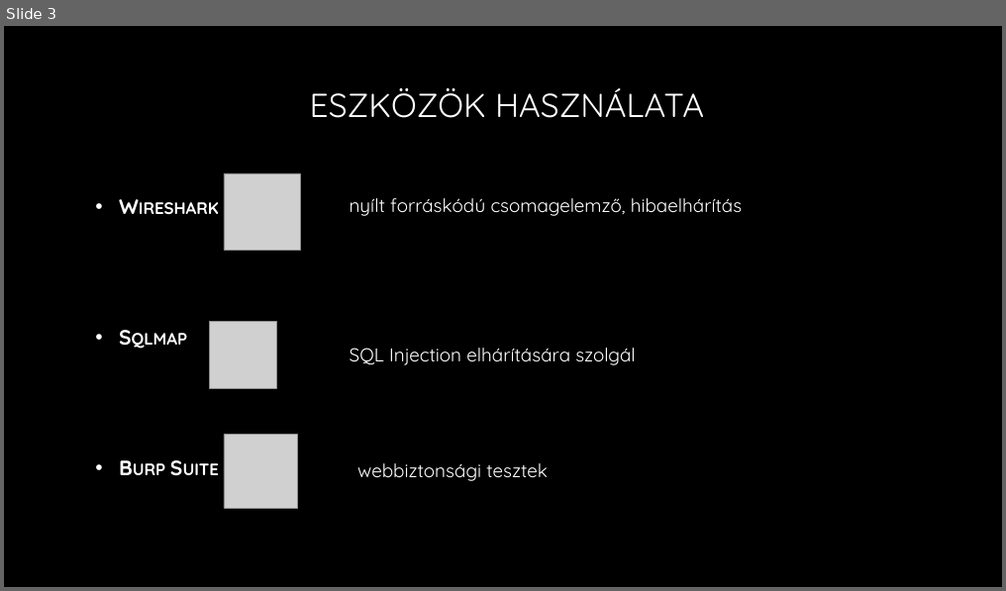
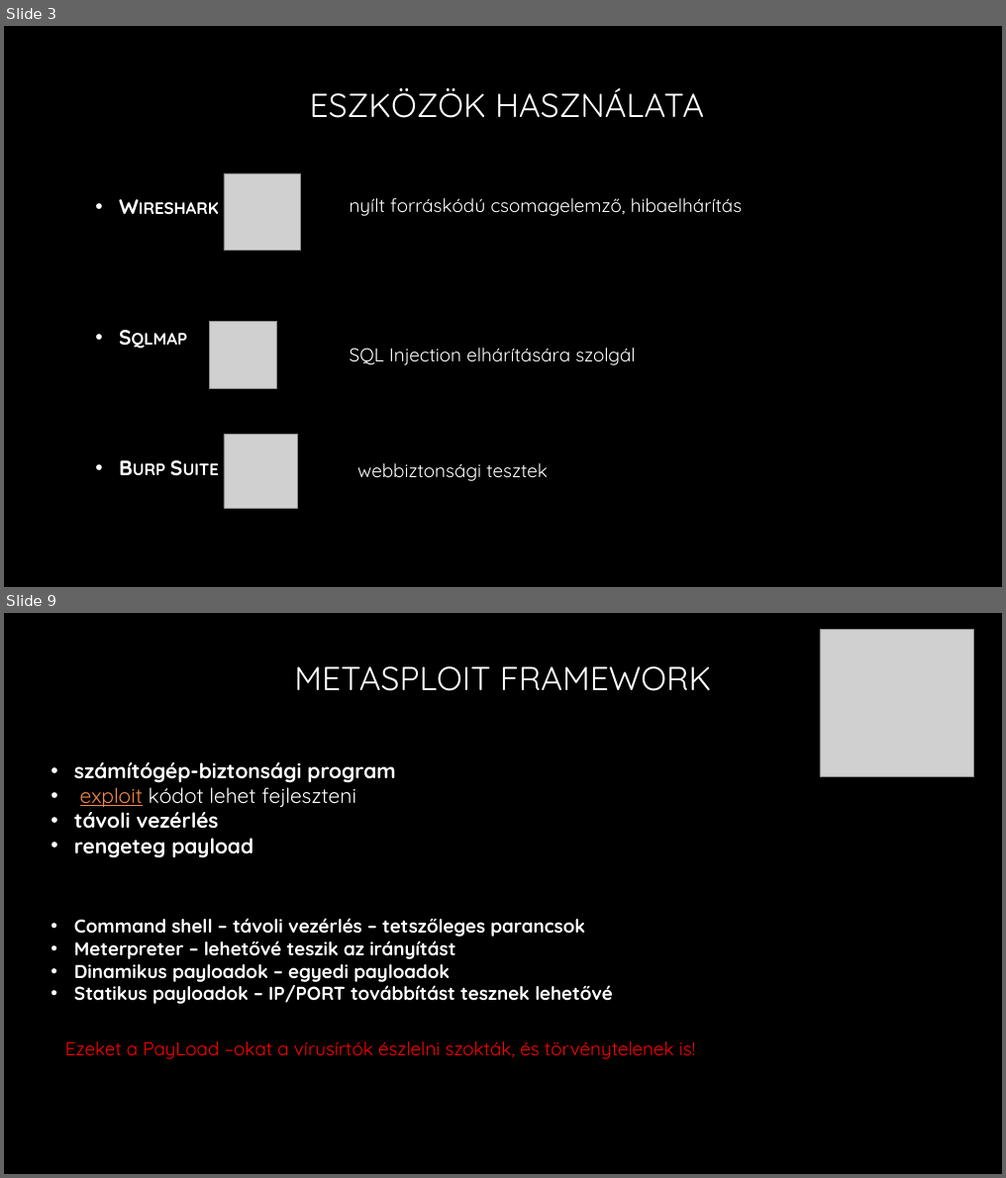
Before and after one commit to docziadrian/prezentacio, a slide deck: Etikus hackelés.pptx. Shown one above the other, each under a label of ours: slide 3 before the commit, slides 3 and 9 after it; the slides between them are not shown. The pictures are 1006x591 and 1006x1178 pixels, drawn with LibreOffice and Linux fonts; fonts in the diff are those of the drawing; grey boxes stand for pictures; background and template pictures are left out. Boxes give left, top, right and bottom in pixels: in the first picture for what was removed or moved away, otherwise in the second. Text is boxed around its words. In the diff, an @@ line names an element or a change of style, - is before the commit and + after.

Commit message:
Payloadok, beef, bruteforce, wordlist-attack.

```diff
--- a/Etikus hackelés.pptx
+++ b/Etikus hackelés.pptx
@@ slide 9 added at (4, 613, 1002, 1174), background picture (left out) @@
@@ picture added at (820, 630, 974, 776) @@
@@ title added at (294, 666, 711, 691), 32 pt, text gradient #FFFFFF to #A6A6A6 @@
+METASPLOIT FRAMEWORK
@@ text added at (74, 762, 395, 859), 20 pt, text #FFFFFF, bold @@
+• számítógép-biztonsági program
+• exploit kódot lehet fejleszteni
+• távoli vezérlés
+• rengeteg payload
@@ text added at (74, 918, 613, 1004), 18 pt, text #FFFFFF, bold @@
+• Command shell – távoli vezérlés – tetszőleges parancsok
+• Meterpreter – lehetővé teszik az irányítást
+• Dinamikus payloadok – egyedi payloadok
+• Statikus payloadok – IP/PORT továbbítást tesznek lehetővé
@@ text added at (65, 1042, 695, 1059), 18 pt, text #FF0000 @@
+Ezeket a PayLoad –okat a vírusírtók észlelni szokták, és törvénytelenek is!
```
Also in this commit, not shown: 2 slides changed, 7 other slides added, 3 slides removed.
